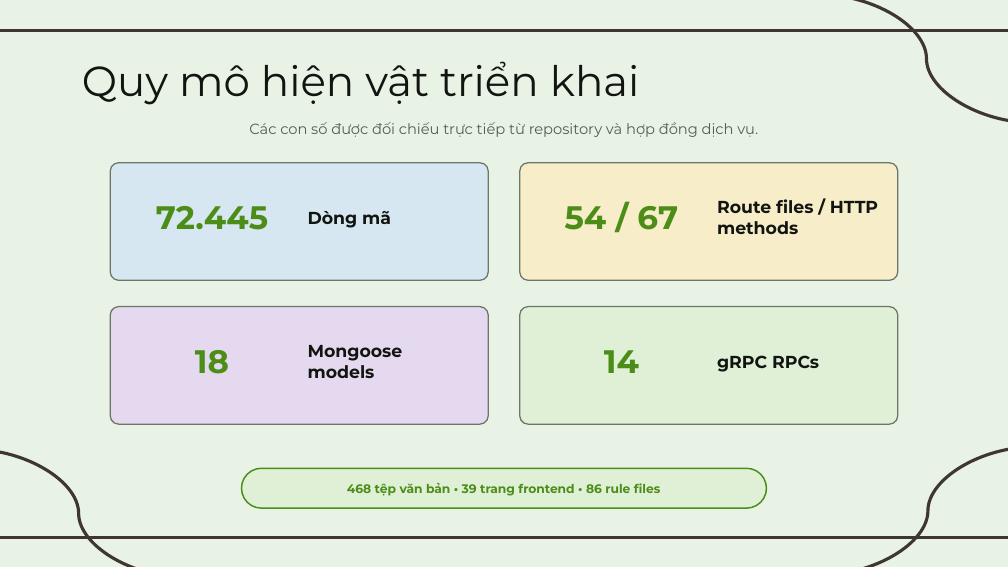
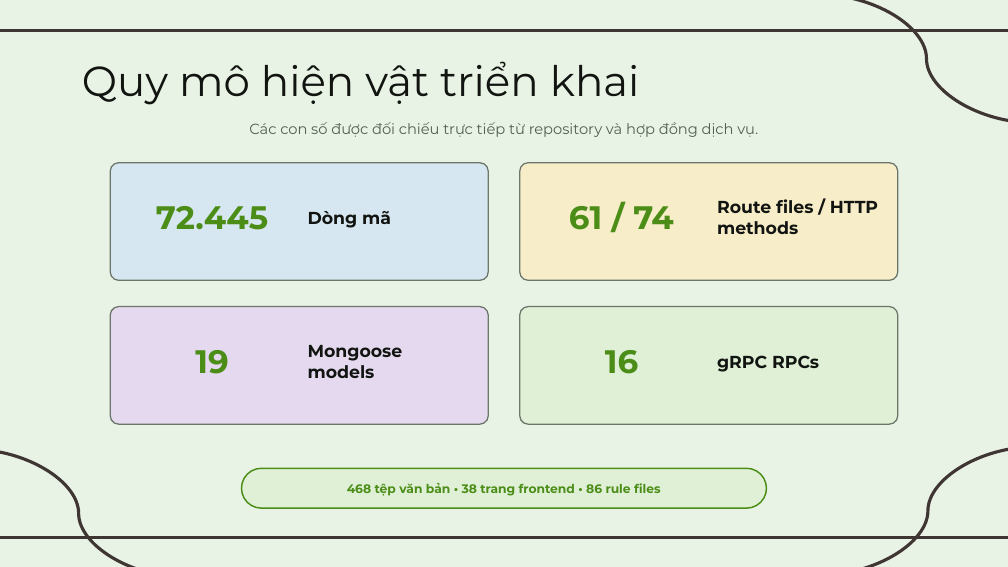
Before and after one commit to leemjnnkdzuy/InterV, a slide deck: slide 24 of Review/KLTN_InterV_LeMinhDuy_v18.pptx. Drawn at 1008x567 pixels with LibreOffice and Linux fonts; fonts in the diff are those of the drawing. Boxes give left, top, right and bottom in pixels: in the first picture for what was removed or moved away, otherwise in the second. Text is boxed around its words. In the diff, an @@ line names an element or a change of style, - is before the commit and + after.

```diff
--- a/Review/KLTN_InterV_LeMinhDuy_v18.pptx
+++ b/Review/KLTN_InterV_LeMinhDuy_v18.pptx
@@ text at (x1=569, y1=206, x2=673, y2=230): text changed @@
-54 / 67
+61 / 74
@@ text at (x1=195, y1=350, x2=228, y2=374): text changed @@
-18
+19
@@ text at (x1=605, y1=350, x2=638, y2=374): text changed @@
-14
+16
@@ text in rounded rectangle at (x1=347, y1=483, x2=660, y2=496): text changed @@
-468 tệp văn bản • 39 trang frontend • 86 rule files
+468 tệp văn bản • 38 trang frontend • 86 rule files
```
Also in this commit, not shown: 3 other slides changed, 36 other files.
